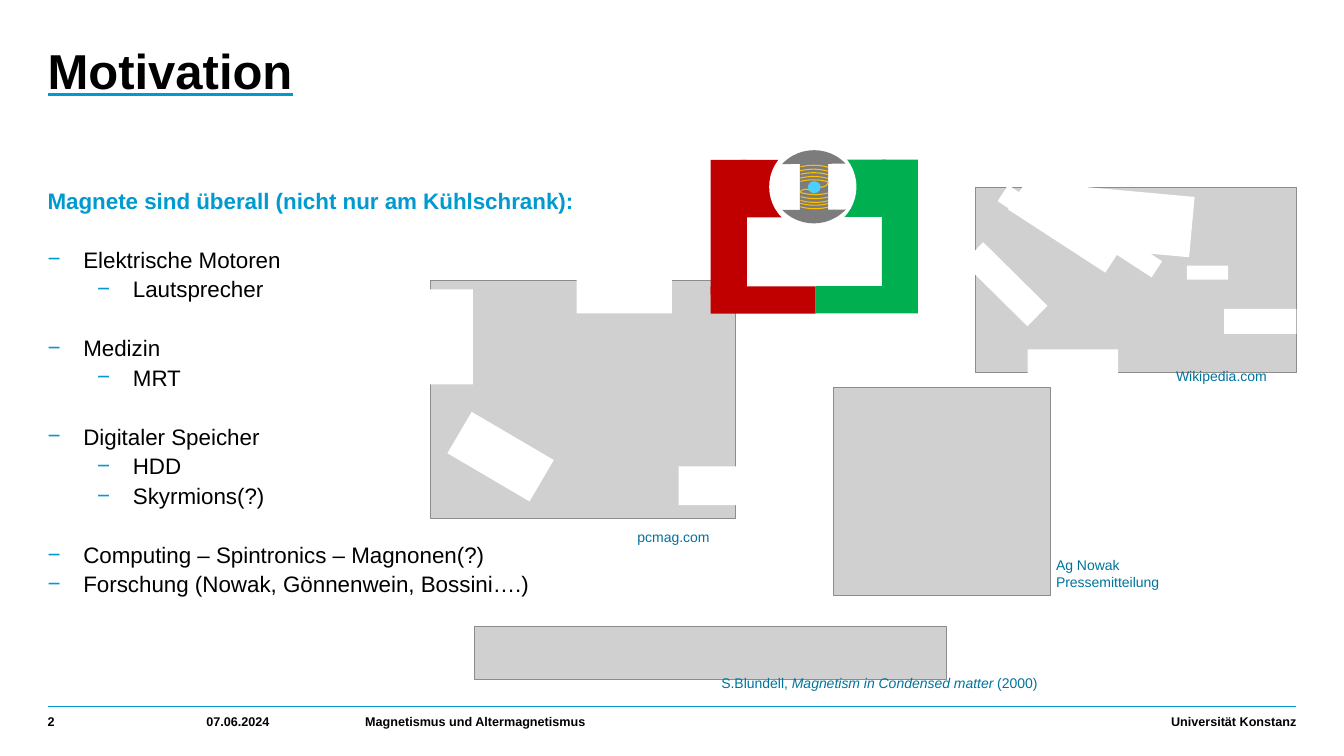
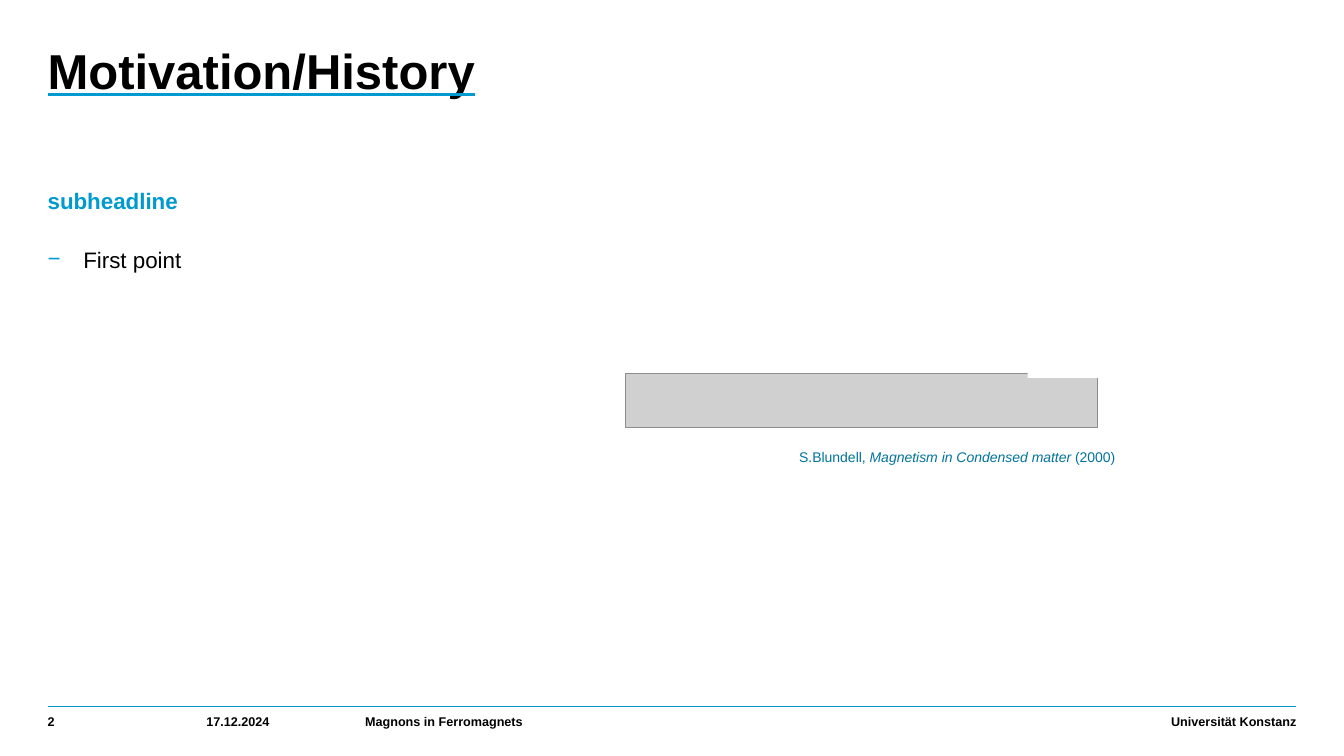
Before and after one commit to HolykingJulex/SeminarSaM, a slide deck: slide 2 of Vortrag.pptx. Drawn at 1344x756 pixels with LibreOffice and Linux fonts; fonts in the diff are those of the drawing; grey boxes stand for pictures. Boxes give left, top, right and bottom in pixels: in the first picture for what was removed or moved away, otherwise in the second. Text is boxed around its words. In the diff, an @@ line names an element or a change of style, - is before the commit and + after.

Commit message:
first half of the sceleton

```diff
--- a/Vortrag.pptx
+++ b/Vortrag.pptx
@@ title at bbox=[48, 53, 475, 99]: text changed @@
-Motivation
+Motivation/History
@@ text at bbox=[48, 192, 181, 273]: text changed; text colour #000000 to #009AD1; bold on @@
-Magnete sind überall (nicht nur am Kühlschrank):
-    − Elektrische Motoren
-      − Lautsprecher
-    − Medizin
-      − MRT
-    − Digitaler Speicher
-      − HDD
-      − Skyrmions(?)
-    − Computing – Spintronics – Magnonen(?)
-    − Forschung (Nowak, Gönnenwein, Bossini….)
+subheadline
+    − First point
@@ group removed at bbox=[711, 136, 919, 314]: 12 arc (boxed as its full ellipse)s, 7 rectangles, 2 ellipses, 2 chord (boxed as its full ellipse)s @@
@@ picture removed at bbox=[975, 188, 1297, 372] @@
@@ picture removed at bbox=[431, 281, 736, 519] @@
@@ picture: place and size @@
-picture at bbox=[475, 627, 948, 681]
+picture at bbox=[626, 374, 1099, 427]
@@ picture removed at bbox=[834, 388, 1052, 596] @@
@@ text removed at bbox=[1176, 371, 1267, 385] @@
-Wikipedia.com
@@ text "S.Blundell, Magnetism in Condensed matter ...": place and size @@
-text "S.Blundell, Magnetism in Condensed matter ..." at bbox=[721, 676, 1037, 691]
+text "S.Blundell, Magnetism in Condensed matter ..." at bbox=[799, 452, 1115, 465]
@@ text removed at bbox=[637, 534, 709, 545] @@
-pcmag.com
@@ text removed at bbox=[1056, 560, 1159, 590] @@
-Ag Nowak
-Pressemitteilung
@@ text at bbox=[206, 717, 269, 726]: text changed @@
-07.06.2024
+17.12.2024
@@ text at bbox=[365, 717, 523, 729]: text changed @@
-Magnetismus und Altermagnetismus
+Magnons in Ferromagnets
```
Also in this commit, not shown: 46 other slides changed, 7 slides added, 8 slides removed.
